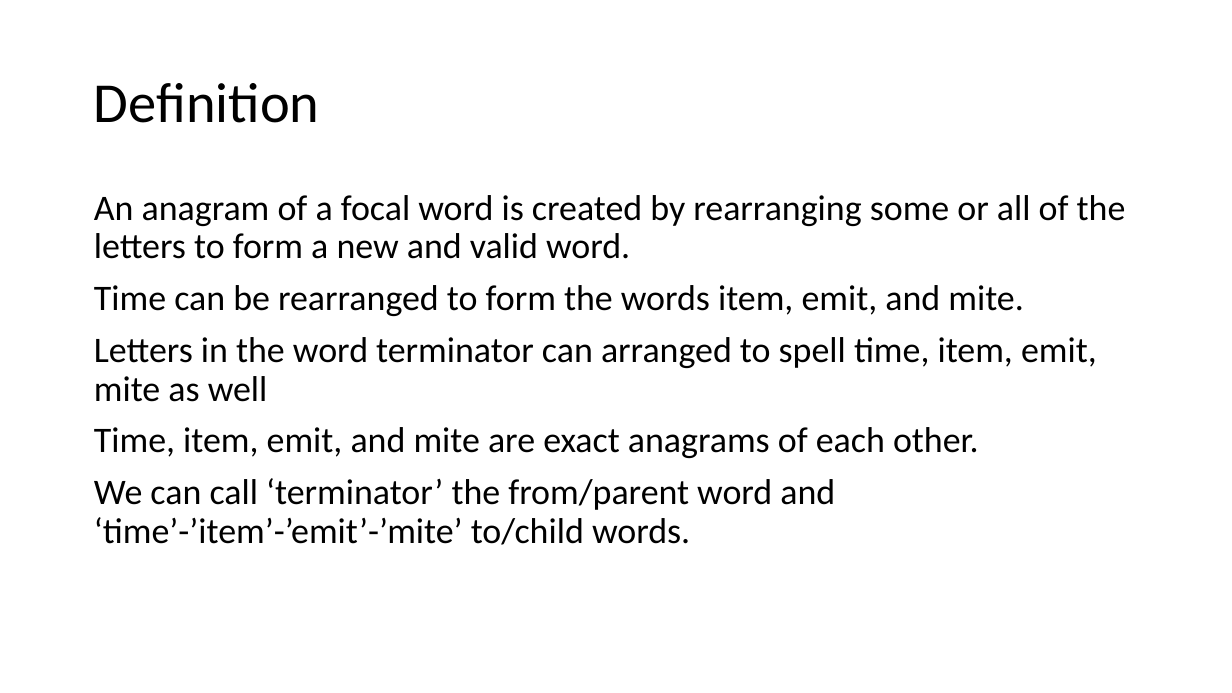
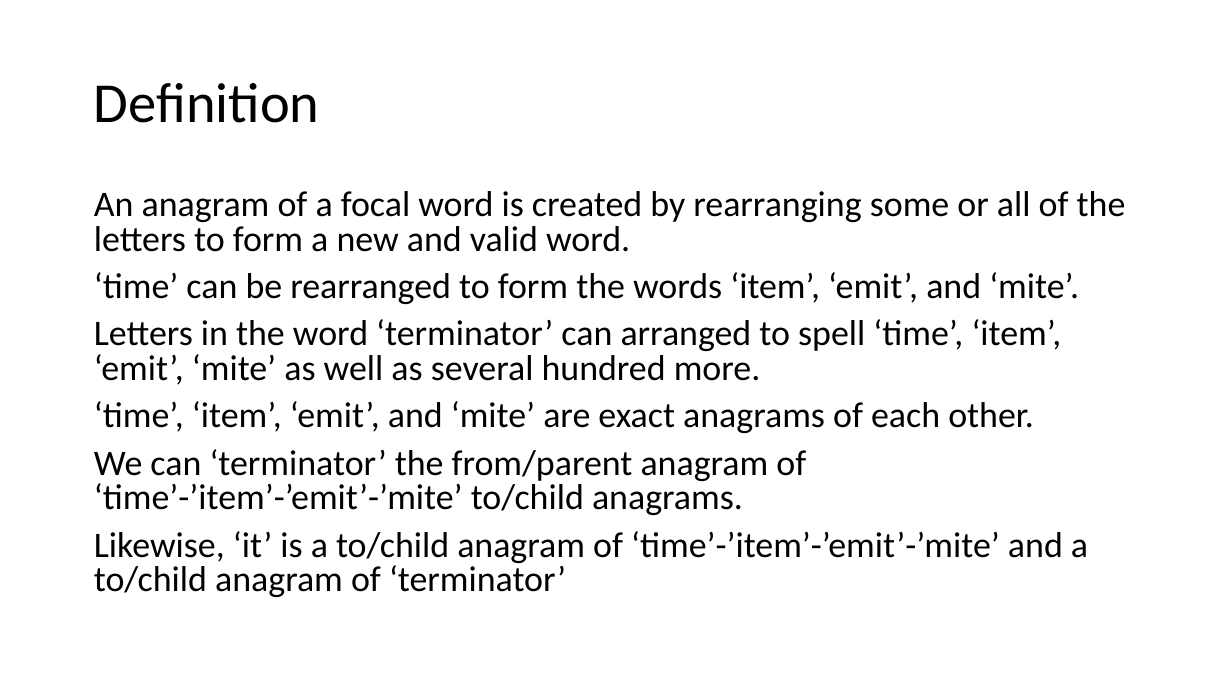
Before and after one commit to mike-babb/intro_to_python, a slide deck: slide 4 of Finding Anagrams.pptx. Drawn at 1232x693 pixels with LibreOffice and Linux fonts; fonts in the diff are those of the drawing. Boxes give left, top, right and bottom in pixels: in the first picture for what was removed or moved away, otherwise in the second. Text is boxed around its words. In the diff, an @@ line names an element or a change of style, - is before the commit and + after.

Commit message:
updates to slide deck.

```diff
--- a/Finding Anagrams.pptx
+++ b/Finding Anagrams.pptx
@@ text at [94, 191, 1126, 252]: line spacing 0.9 to 0.8 @@
@@ text at [94, 272, 1088, 597]: text changed @@
-Time can be rearranged to form the words item, emit, and mite.
-Letters in the word terminator can arranged to spell time, item, emit, mite as well
-Time, item, emit, and mite are exact anagrams of each other.
-We can call ‘terminator’ the from/parent word and ‘time’-’item’-’emit’-’mite’ to/child words.
+‘time’ can be rearranged to form the words ‘item’, ‘emit’, and ‘mite’.
+Letters in the word ‘terminator’ can arranged to spell ‘time’, ‘item’, ‘emit’, ‘mite’ as well as several hundred more.
+‘time’, ‘item’, ‘emit’, and ‘mite’ are exact anagrams of each other.
+We can ‘terminator’ the from/parent anagram of ‘time’-’item’-’emit’-’mite’ to/child anagrams.
+Likewise, ‘it’ is a to/child anagram of ‘time’-’item’-’emit’-’mite’ and a to/child anagram of ‘terminator’
```
Also in this commit, not shown: 2 slides added, 1 slide removed, 2 other files.
